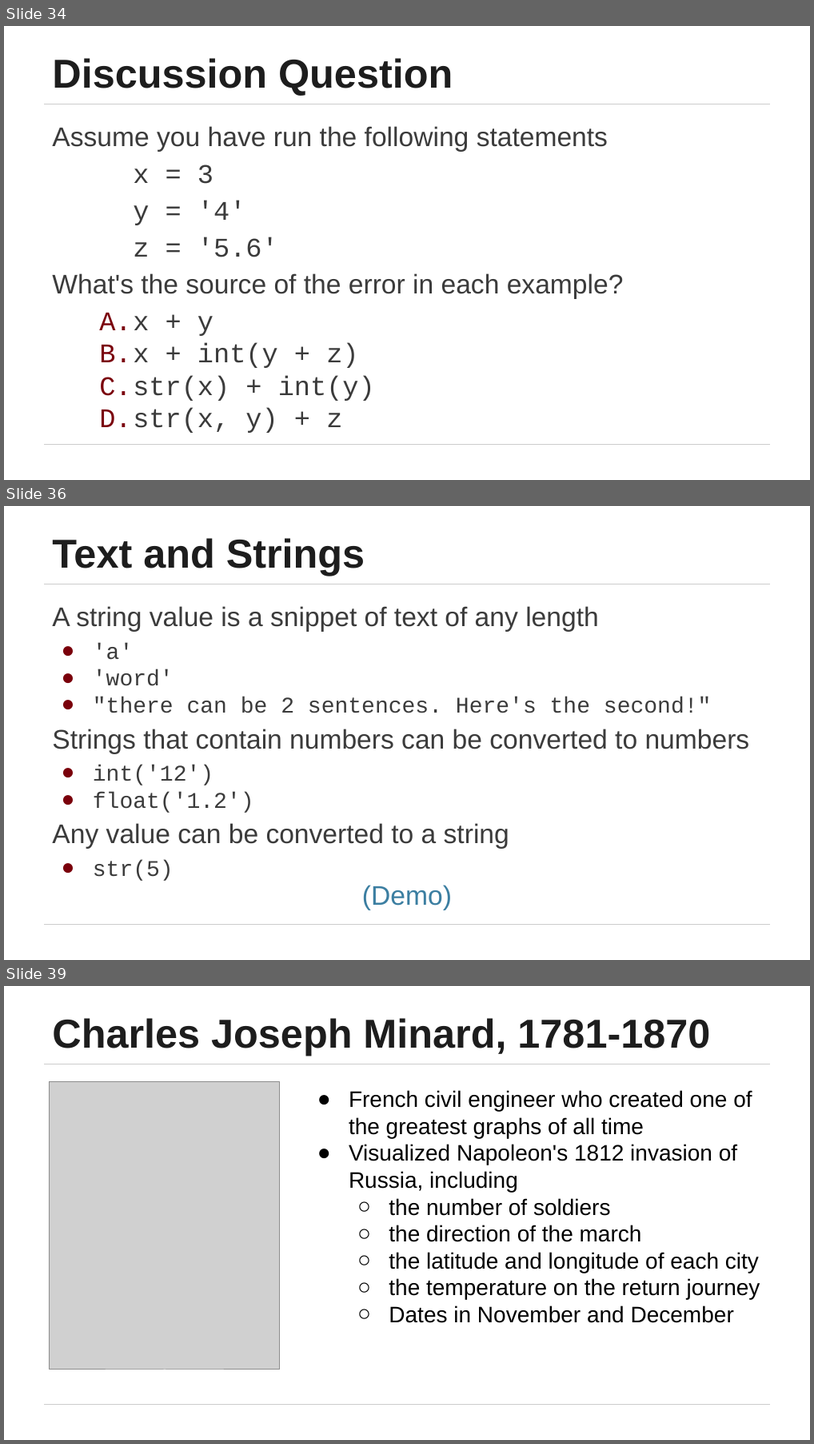
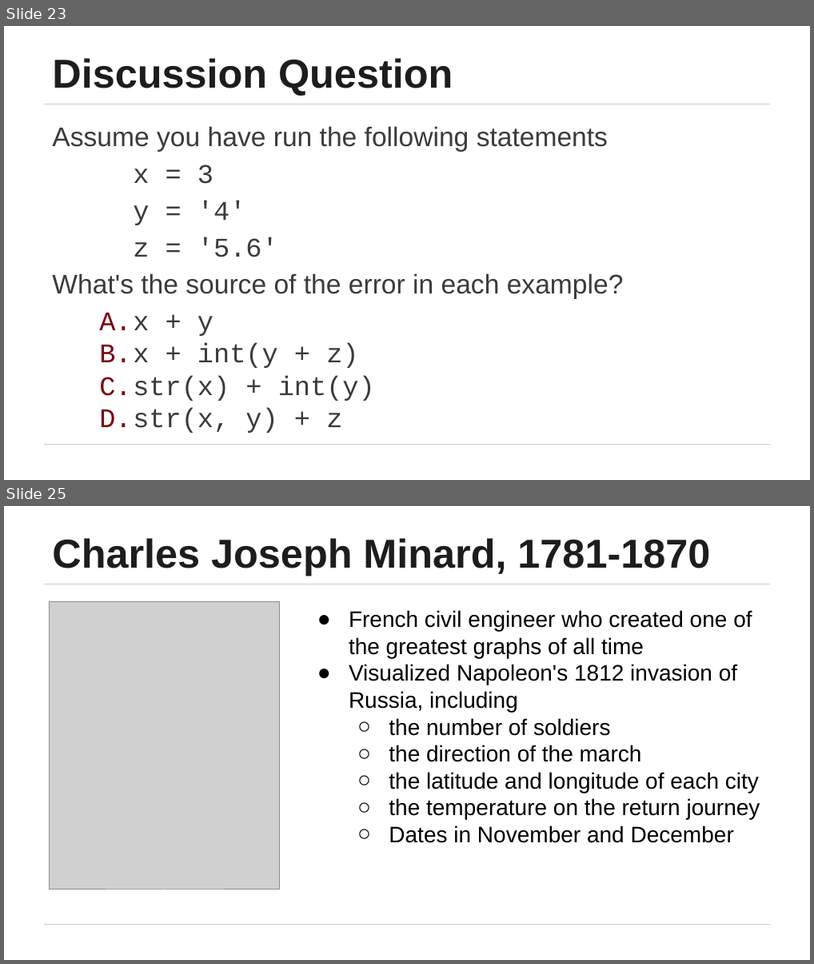
Before and after one commit to stat108ds/current-CS108, a slide deck: modules/module 2/module 2.pptx. Shown one above the other, each under a label of ours: slides 34, 36 and 39 before the commit, slides 23 and 25 after it; the slides between them are not shown. The pictures are 814x1444 and 814x964 pixels, drawn with LibreOffice and Linux fonts; fonts in the diff are those of the drawing; grey boxes stand for pictures. Boxes give left, top, right and bottom in pixels: in the first picture for what was removed or moved away, otherwise in the second. Text is boxed around its words. In the diff, an @@ line names an element or a change of style, - is before the commit and + after.

```diff
--- a/modules/module 2/module 2.pptx
+++ b/modules/module 2/module 2.pptx
@@ slide 36 removed at (4,506,810,960), background #FFFFFF; not listed: 2 template elements that a slide beside it also shows @@
@@ title removed at (52,538,365,575) @@
-Text and Strings
@@ text removed at (52,606,750,880) @@
-A string value is a snippet of text of any length
-● 'a'
-● 'word'
-● "there can be 2 sentences. Here's the second!"
-Strings that contain numbers can be converted to numbers
-● int('12')
-● float('1.2')
-Any value can be converted to a string
-● str(5)
@@ text removed at (362,884,452,910) @@
-(Demo)
@@ what was slide 34 is now slide 23 @@
@@ what was slide 39 is now slide 25 @@
```
Also in this commit, not shown: 1 slide changed, 13 other slides removed, 23 other files.
